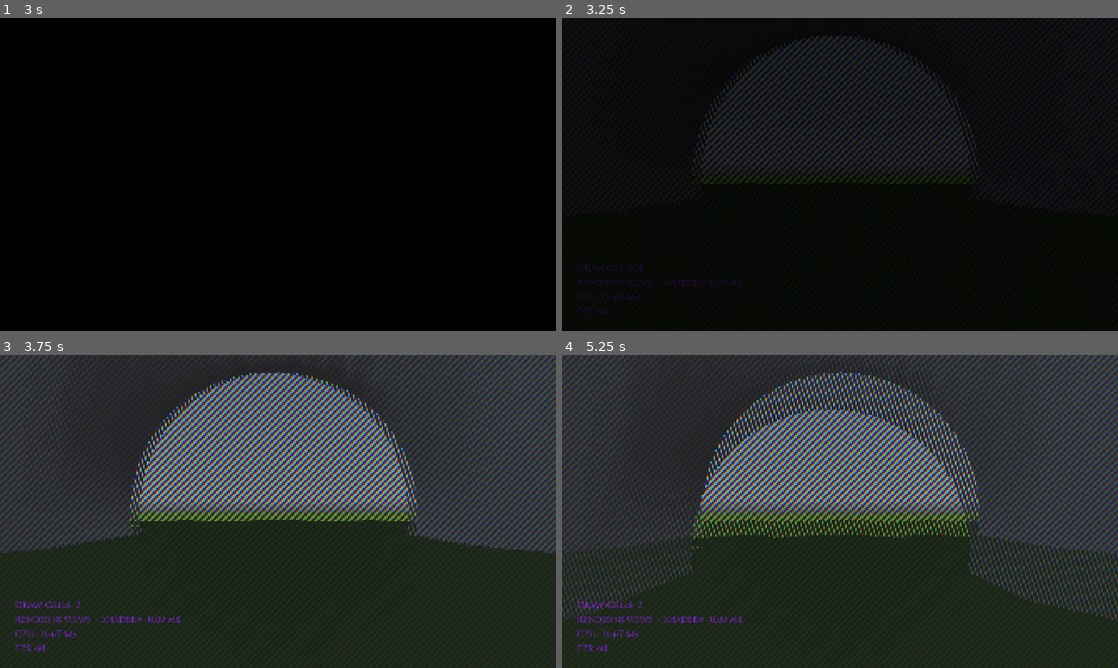
Above: before the commit, frames 1-4 (two rows, left to right).
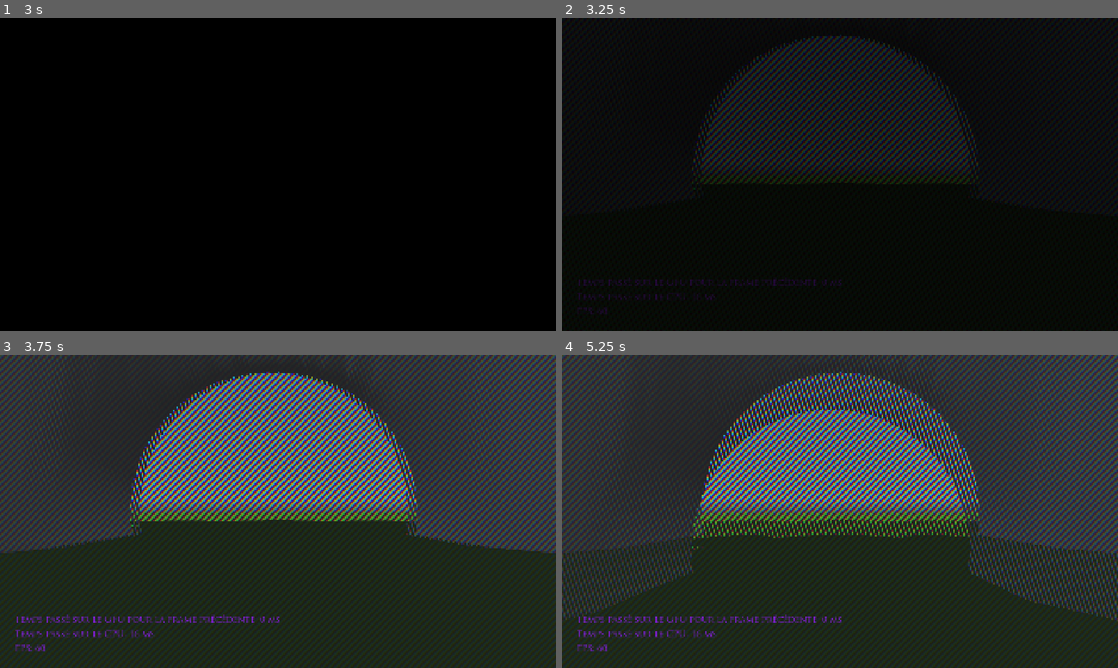
Above: after the commit, the same moments.

Repository: Heli90/Project-Saber-Autostereoscopic-Gaming-
Game: Godot game, scene res://scenes/menus/main_menu.tscn
Two runs of this game, one before a commit and one after it. Both use one fixed random seed, a clock stepped at 60 frames per second and the inputs below. A sky picture missing from this copy of the repository is replaced by a grey-blue gradient.
Inputs:
- Up to frame 1 (3 s): click "Nouvelle partie" at 0.5 s; click "Nouvelle partie" at 1.25 s; click "2 Joueurs (TV)" at 2 s
- Up to frame 2 (3.25 s): no input
- Up to frame 3 (3.75 s): no input
- Up to frame 4 (5.25 s): tap Enter at 4.25 s; tap Space at 5 s

Frame 1 is identical in both runs. In frame 2, 0.4% of the frame differs, in the area x 2-51%, y 5-90%; in frame 3, 1.1%, in the area x 2-98%, y 5-91%; in frame 4, 1.1%.

Commit message:
On remet le calcul des frames à 20 ms (bugs engendrés par la dernière version) + Mise à jour suivi.md

Diff:
--- a/godot_mapping/godot_cube/project.godot
+++ b/godot_mapping/godot_cube/project.godot
@@ -51,6 +51,7 @@
 window/size/resizable=false
 window/stretch/mode="canvas_items"
 window/stretch/aspect="expand"
+window/vsync/vsync_mode=0
 
 [editor_plugins]
 
--- a/godot_mapping/godot_cube/scenes/game_scenes/scene_TV.tscn
+++ b/godot_mapping/godot_cube/scenes/game_scenes/scene_TV.tscn
@@ -38,18 +38,20 @@
 remote_path = NodePath("../Vue2/Camera")
 
 [node name="Vue1" type="SubViewport" parent="J1/CameraControllerFPS" parent_id_path=PackedInt32Array(1529862946, 718035250) index="3" unique_id=210631324]
-size = Vector2i(1920, 1080)
+size = Vector2i(1280, 720)
 
 [node name="Camera" type="Camera3D" parent="J1/CameraControllerFPS/Vue1" unique_id=642319396]
 transform = Transform3D(1, 0, 0, 0, 1, 0, 0, 0, 1, -10, 1, 4.4)
 current = true
+far = 100.0
 
 [node name="Vue2" type="SubViewport" parent="J1/CameraControllerFPS" parent_id_path=PackedInt32Array(1529862946, 718035250) index="4" unique_id=86739324]
-size = Vector2i(1920, 1080)
+size = Vector2i(1280, 720)
 
 [node name="Camera" type="Camera3D" parent="J1/CameraControllerFPS/Vue2" unique_id=130694043]
 transform = Transform3D(1, 0, 0, 0, 1, 0, 0, 0, 1, -10, 1, 4.4)
 current = true
+far = 100.0
 
 [node name="CameraControllerTPS" parent="J1" index="3" unique_id=506921349]
 visible = false
@@ -77,18 +79,20 @@
 remote_path = NodePath("../Vue6/Camera3D")
 
 [node name="Vue5" type="SubViewport" parent="J2/CameraControllerFPS" parent_id_path=PackedInt32Array(890448322, 718035250) index="3" unique_id=1130869609]
-size = Vector2i(1920, 1080)
+size = Vector2i(1280, 720)
 
 [node name="Camera3D" type="Camera3D" parent="J2/CameraControllerFPS/Vue5" unique_id=340205500]
 transform = Transform3D(1, 0, 0, 0, 1, 0, 0, 0, 1, 10, 1, 4.4)
 current = true
+far = 100.0
 
 [node name="Vue6" type="SubViewport" parent="J2/CameraControllerFPS" parent_id_path=PackedInt32Array(890448322, 718035250) index="4" unique_id=1893834835]
-size = Vector2i(1920, 1080)
+size = Vector2i(1280, 720)
 
 [node name="Camera3D" type="Camera3D" parent="J2/CameraControllerFPS/Vue6" unique_id=1440031429]
 transform = Transform3D(1, 0, 0, 0, 1, 0, 0, 0, 1, 10, 1, 4.4)
 current = true
+far = 100.0
 
 [node name="CameraControllerTPS" parent="J2" index="3" unique_id=506921349]
 visible = false
@@ -100,32 +104,36 @@
 visible = false
 
 [node name="Vue3" type="SubViewport" parent="." unique_id=1959630340]
-size = Vector2i(1920, 1080)
+size = Vector2i(1280, 720)
 
 [node name="Camera3D" type="Camera3D" parent="Vue3" unique_id=2000948979]
 transform = Transform3D(1, 0, 0, 0, 1, 0, 0, 0, 1, 100, 10, 7)
 current = true
+far = 10.0
 
 [node name="Vue4" type="SubViewport" parent="." unique_id=1280439649]
-size = Vector2i(1920, 1080)
+size = Vector2i(1280, 720)
 
 [node name="Camera3D" type="Camera3D" parent="Vue4" unique_id=363945270]
 transform = Transform3D(1, 0, 0, 0, 1, 0, 0, 0, 1, 100, 10, 7)
 current = true
+far = 10.0
 
 [node name="Vue7" type="SubViewport" parent="." unique_id=1553404578]
-size = Vector2i(1920, 1080)
+size = Vector2i(1280, 720)
 
 [node name="Camera3D" type="Camera3D" parent="Vue7" unique_id=2067767426]
 transform = Transform3D(1, 0, 0, 0, 1, 0, 0, 0, 1, 100, 10, 7)
 current = true
+far = 10.0
 
 [node name="Vue8" type="SubViewport" parent="." unique_id=1011819110]
-size = Vector2i(1920, 1080)
+size = Vector2i(1280, 720)
 
 [node name="Camera3D" type="Camera3D" parent="Vue8" unique_id=1811736440]
 transform = Transform3D(1, 0, 0, 0, 1, 0, 0, 0, 1, 100, 10, 7)
 current = true
+far = 10.0
 
 [node name="TechnicalInfos" type="CanvasLayer" parent="." unique_id=1621305502]
 layer = 0
@@ -157,15 +165,6 @@
 theme_override_fonts/font = ExtResource("3_llrkf")
 theme_override_font_sizes/font_size = 30
 
-[node name="DrawCalls" type="Label" parent="TechnicalInfos" unique_id=1590461644]
-offset_left = 50.0
-offset_top = 850.0
-offset_right = 90.0
-offset_bottom = 873.0
-theme_override_colors/font_color = Color(0.59607846, 0.11372549, 1, 1)
-theme_override_fonts/font = ExtResource("3_llrkf")
-theme_override_font_sizes/font_size = 30
-
 [node name="TextureRect" type="TextureRect" parent="." unique_id=520957025]
 self_modulate = Color(1, 0, 0, 1)
 texture_filter = 2
--- a/godot_mapping/godot_cube/scripts/game_scenes/scene_tv.gd
+++ b/godot_mapping/godot_cube/scripts/game_scenes/scene_tv.gd
@@ -12,10 +12,6 @@
 @onready var label_fps: Label = $TechnicalInfos/FPS
 @onready var label_cpu = $TechnicalInfos/CPU
 @onready var label_gpu = $TechnicalInfos/GPU
-@onready var label_draw_calls = $TechnicalInfos/DrawCalls
-
-var initialisations_joueurs: bool = false
-var rendu_time: float = 0.0
 
 func _ready():
 	await get_tree().process_frame
@@ -26,7 +22,6 @@
 
 	var shader_mat = screen_output.material as ShaderMaterial
 
-	var start_time = Time.get_ticks_msec()
 	# On configure chaque vue
 	for i in range(1, nb_views+1):
 		var viewport_vue
@@ -43,25 +38,19 @@
 			var texture_vue = vue.get_texture()
 			var shader_vue = "vue_" + str(i)
 			shader_mat.set_shader_parameter(shader_vue, texture_vue)
+
+func _process(_delta):
+	# On calcule le temps final de rendu des frames en attendant que toutes les vues ont été traitées
+	var start_time = Time.get_ticks_msec()
+	await RenderingServer.frame_post_draw
 	var end_time = Time.get_ticks_msec()
-	rendu_time = end_time - start_time
-
-func _process(_delta: float) -> void:
-	# Temps total d'une frame
-	var fps = Engine.get_frames_per_second()
-	var total_frame = (1.0 / fps) * 1000.0
-
-	# Temps de rendu du CPU
-	var cpu_time = Performance.get_monitor(Performance.TIME_PROCESS) * 1000.0
-	# Temps de rendu du GPU
-	var render_time = total_frame - cpu_time
-	# Nombre d'appels du shader
-	var draw_calls = Performance.get_monitor(Performance.RENDER_TOTAL_DRAW_CALLS_IN_FRAME)
+	var render_time = (end_time - start_time)
+	var fps = Performance.get_monitor(Performance.TIME_FPS)
+	var process_time = Performance.get_monitor(Performance.TIME_PROCESS) * 1000.0
 
 	label_fps.text = "FPS: %d"%fps
-	label_cpu.text = "CPU: %.2f ms"%cpu_time
-	label_gpu.text = "Render (8 views + Shader): %.2f ms"%render_time
-	label_draw_calls.text = "Draw Calls: %d"%draw_calls
+	label_cpu.text = "Temps passé sur le CPU: %d ms"%process_time
+	label_gpu.text = "Temps passé sur le GPU pour la frame précédente: %d ms"%render_time
 
 func _input(event: InputEvent) -> void:
 	if event.is_action_pressed("StopGame"):
--- a/godot_mapping/godot_cube/shaders/generation_image.gdshader
+++ b/godot_mapping/godot_cube/shaders/generation_image.gdshader
@@ -38,10 +38,13 @@
     int x = int(FRAGCOORD.x);
     int y = int(FRAGCOORD.y);
 
+	y %= 8;
+	int pix = 3 * x + decalage * y;
+	pix %= N;
     // Calcul des indices de vue pour chaque composante R, G, B
-    int view_r = ((3 * x + 0 + decalage * y) % N + N) % N;
-    int view_g = ((3 * x + 1 + decalage * y) % N + N) % N;
-    int view_b = ((3 * x + 2 + decalage * y) % N + N) % N;
+    int view_r = (pix) % N;
+    int view_g = (pix+1) % N;
+    int view_b = (pix+2) % N;
 
     float r = get_subpixel_color(view_r, UV, 0);
     float g = get_subpixel_color(view_g, UV, 1);
Not shown, changed: SUIVI.md
